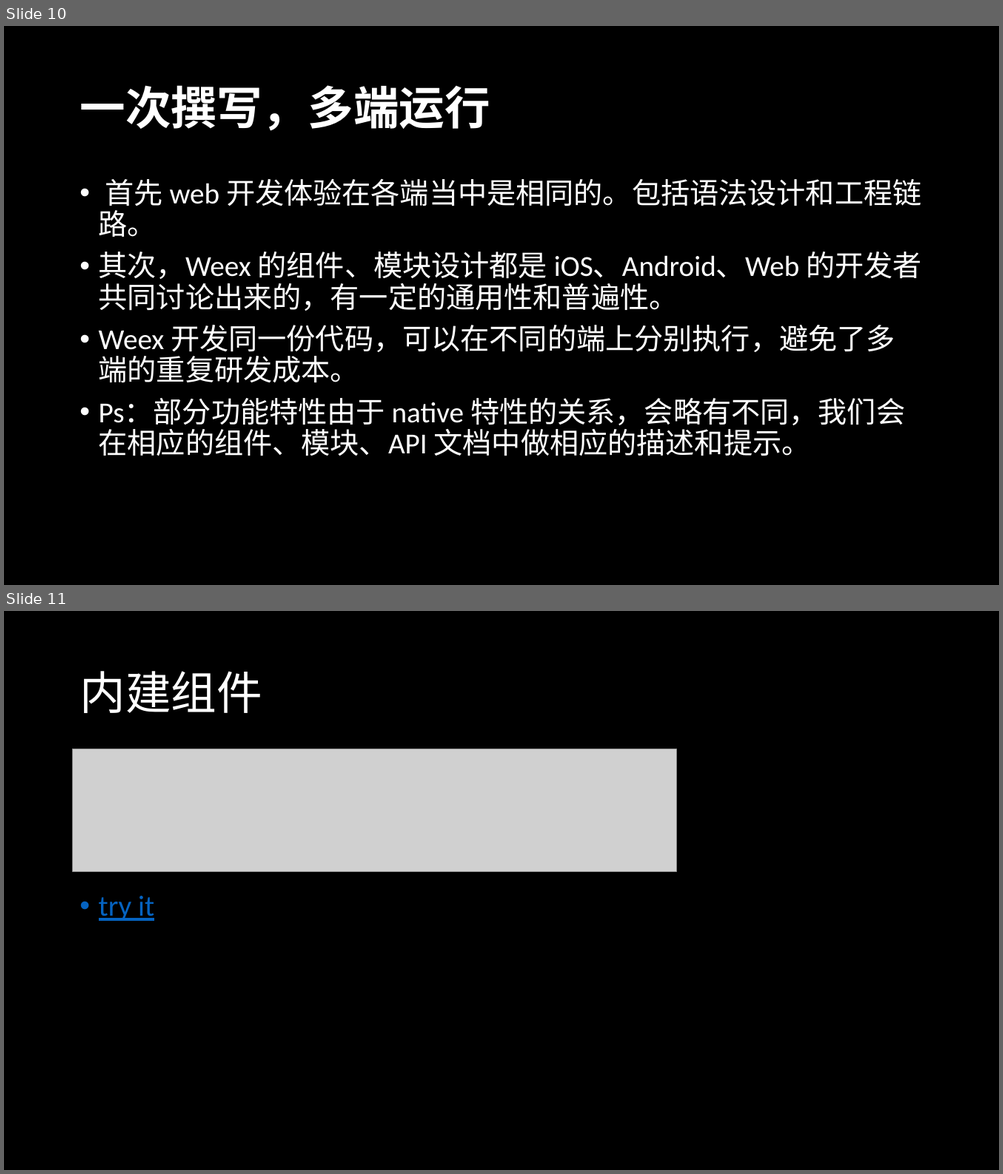
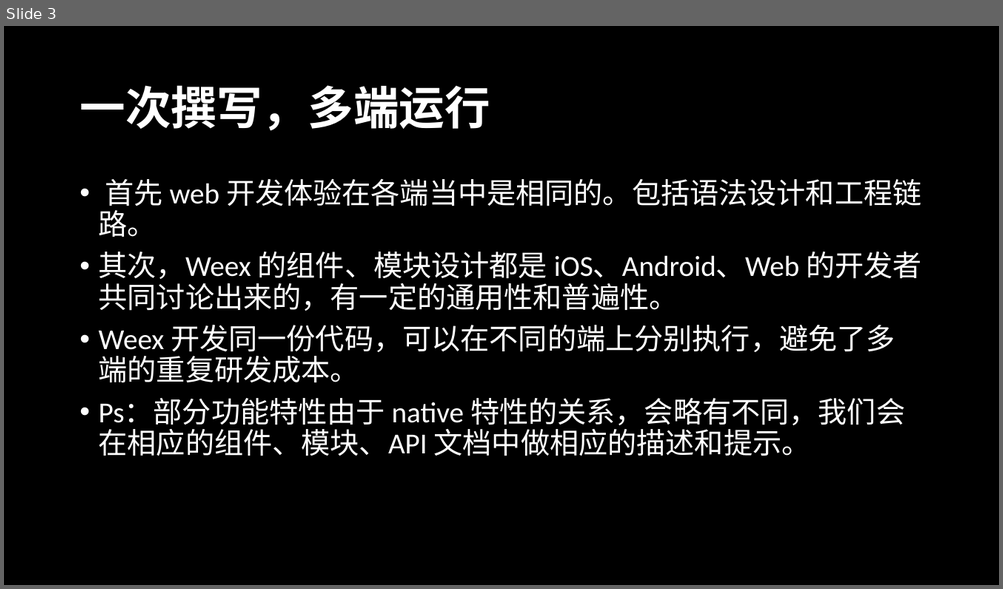
Before and after one commit to radiofly19841018/demo-weex, a slide deck: ppt/演示文稿1.pptx. Shown one above the other, each under a label of ours: slides 10 and 11 before the commit, slide 3 after it. The pictures are 1003x1174 and 1003x589 pixels, drawn with LibreOffice and Linux fonts; fonts in the diff are those of the drawing; grey boxes stand for pictures. Boxes give left, top, right and bottom in pixels: in the first picture for what was removed or moved away, otherwise in the second. Text is boxed around its words. In the diff, an @@ line names an element or a change of style, - is before the commit and + after.

```diff
--- a/ppt/演示文稿1.pptx
+++ b/ppt/演示文稿1.pptx
@@ slide 11 removed at <box>4,611,999,1170</box>, background #000000 @@
@@ title removed at <box>79,671,262,713</box> @@
-内建组件
@@ picture removed at <box>73,749,676,872</box> @@
@@ text removed at <box>99,896,154,921</box> @@
-• try it
@@ what was slide 10 is now slide 3 @@
```
Also in this commit, not shown: 4 slides added, 1 other slide removed, 7 other files.
